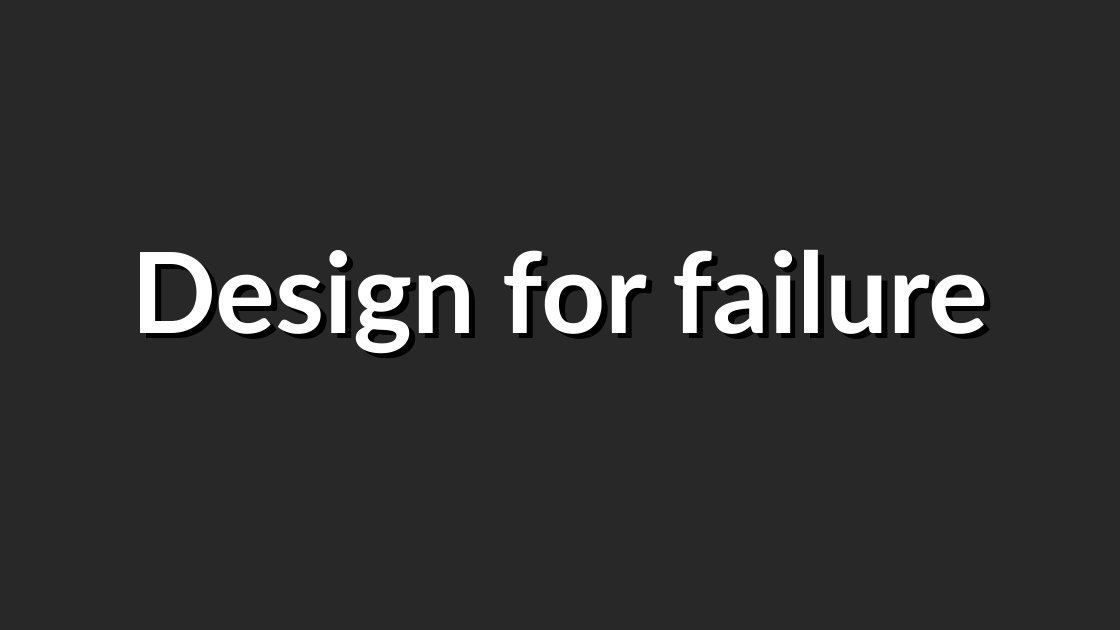
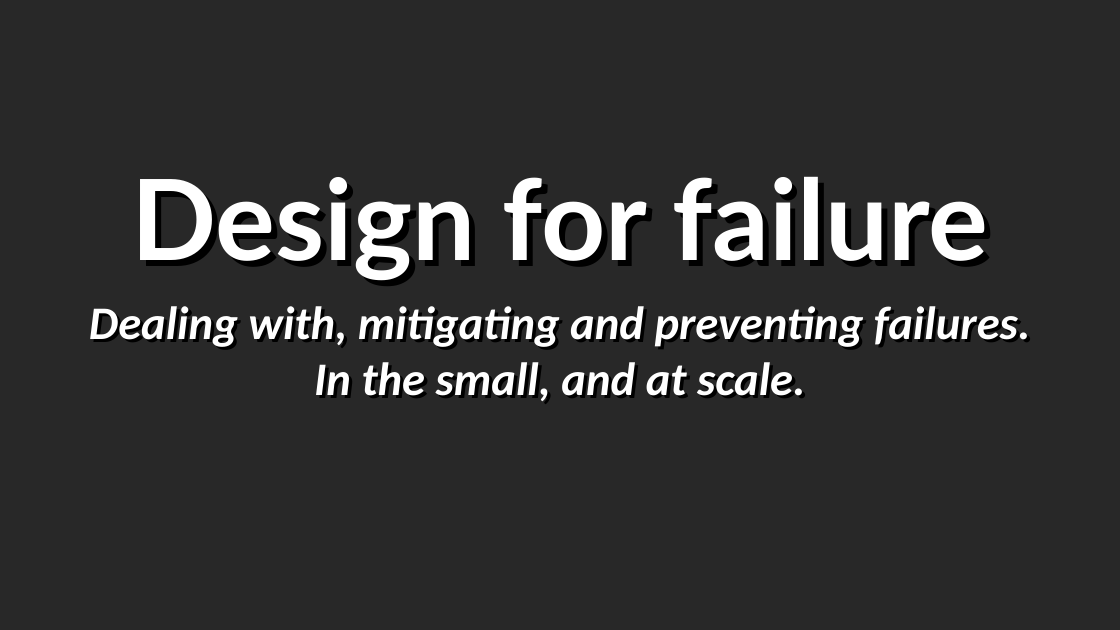
Before and after one commit to rogeralsing/Presentations, a slide deck: slide 2 of FailingGracefully/QConSP/protoactor.pptx. Drawn at 1120x630 pixels with LibreOffice and Linux fonts; fonts in the diff are those of the drawing. Boxes give left, top, right and bottom in pixels: in the first picture for what was removed or moved away, otherwise in the second. Text is boxed around its words. In the diff, an @@ line names an element or a change of style, - is before the commit and + after.

```diff
--- a/FailingGracefully/QConSP/protoactor.pptx
+++ b/FailingGracefully/QConSP/protoactor.pptx
@@ text "Design for failure" moved from (x1=131, y1=249, x2=988, y2=353) to (x1=131, y1=176, x2=988, y2=280) @@
@@ text added at (x1=89, y1=306, x2=1031, y2=401), 40 pt, text #FFFFFF, bold, italic @@
+Dealing with, mitigating and preventing failures.
+In the small, and at scale.
```
Also in this commit, not shown: 5 other slides changed, 4 slides added, 1 slide removed.
